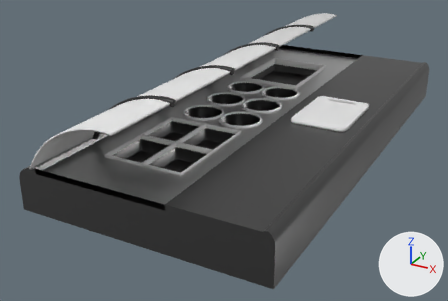
A saved change to the FBX model Assets/Models/KitchenWorkspace.fbx.
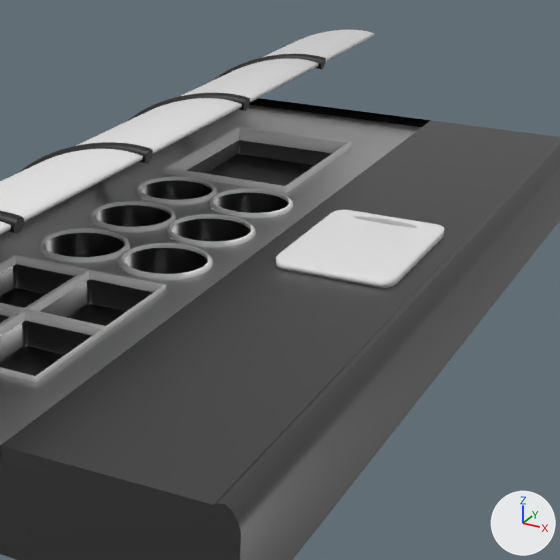
There are two pictures of each version: one whole from a 50 mm lens placed at (14.9, -26.0, 11.0), pointed at (1.6, -1.9, -1.1), one close up on the part from 37% to 94% of the width and 0% to 85% of the height. Lighting does not change. The marker at lower right points along +X, +Y and +Z. Where no turn or scale is listed for an object, it has been applied to the vertices. Vertices at the same position are counted once.
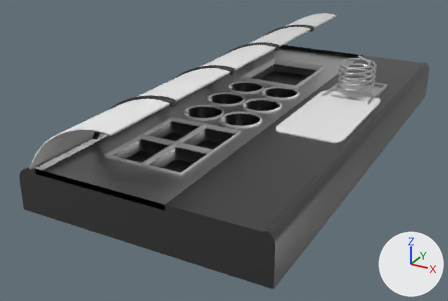
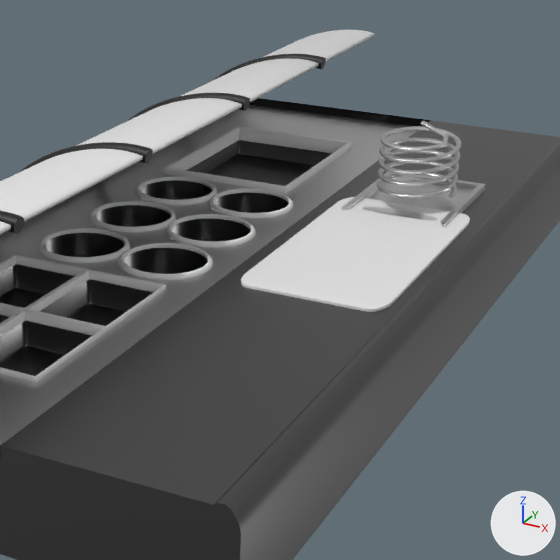
Where the newer file only moved an object's origin or applied its transform, the numbers keep the older frame.

The change, as a list of edits to the scene's bpy script:
```text
Change me_cube_011:
    used by ob_table; location = (2.24, 0.0, 0.0)
    remove me_cube_011.from_pydata(...)  # 736 vertices, 509 faces; spans x -4.7..6.2, y -10.9..10.9, z -1.0..1.1
    add me_cube_011.from_pydata(...)  # 744 vertices, 515 faces; spans x -4.7..6.2, y -10.9..10.9, z -1.0..1.1
    me_cube_011 part 1
    154 faces are deleted
    13 vertices move within x -2.5..1.1, y -8.3..8.0, z 0.1..0.8
    8 vertices are added at x 2.8..5.2, y 2.0..5.3, z -0.7..1.0
    158 new faces join them, mat_metalcounter (dark grey #6b6b6b)
    2 new faces join them, mat_metalcounter_001 (light grey #d6d6d6)
Change me_cube_012:
    where me_cube_012.from_pydata(...)  # 779 vertices, 676 faces; spans x -1.29..1.29, y -1.9..1.9, z -0.11..0.11
    used by ob_cutting_board; location = (6.25, 0.0, 1.06)
    me_cube_012 part 2: the whole mesh is scaled about its middle by (1.2, 1.67, 1), then moved by (0.0, 0.0, -0.1)
Add me_cube_003:
    me_cube_003.from_pydata([(-1.23, 0.0, -0.15), (-1.09, 0.19, 0.17), (-1.23, 3.34, -0.15), (-1.09, 3.15, 0.17), (1.16, 0.0, -0.15), (1.03, 0.19, 0.17), (1.16, 3.34, -0.15), (1.03, 3.15, 0.17), (-1.23, 0.0, 0.17), (-1.23, 3.34, 0.17), (1.16, 3.34, 0.17), (1.16, 0.0, 0.17), (-1.09, 0.23, -0.08), (-1.09, 3.15, 0.07), (1.03, 3.15, 0.07), (1.03, 0.23, -0.08)], [], [(0, 8, 9, 2), (2, 9, 10, 6), (6, 10, 11, 4), (2, 6, 4, 0), (1, 3, 9, 8), (3, 7, 10, 9), (7, 5, 11, 10), (14, 13, 12, 15), (7, 3, 13, 14), (5, 7, 14, 15), (3, 1, 12, 13), (0, 4, 15, 12), (8, 0, 12, 1), (4, 11, 5, 15)])
    me_cube_003.materials.append(mat_metalcounter_001)  # light grey #d6d6d6
Add me_spiral_002:
    me_spiral_002.from_pydata(...)  # 1452 vertices, 1460 faces; spans x -0.88..0.89, y -1.24..1.24, z 0.28..1.98
    me_spiral_002.materials.append(mat_metalcounter_001)  # light grey #d6d6d6
Add ob_cube_005:
    ob_cube_005 = bpy.data.objects.new('Cube.005', me_cube_003)
    ob_cube_005.location = (6.25, 2.0, 0.97)
Add ob_spiral_002:
    ob_spiral_002 = bpy.data.objects.new('Spiral.002', me_spiral_002)
    ob_spiral_002.location = (6.25, 3.61, 0.97)
```

Boxes (x1, y1, x2, y2) around the edits, measured in the close-ups (560 x 560 px; the box of a moved part takes in the faces that stretch with it):
'Cutting Board', mesh rescaled (36% wider, 47% taller)
    before: (276, 210, 444, 288)
    after: (241, 197, 470, 312)
'Spiral.002', added
    after: (377, 121, 461, 198)
'Cube.005', added
    after: (341, 172, 485, 227)
part 1 of me_cube_011, moved or reshaped
    both: (0, 120, 560, 505)
